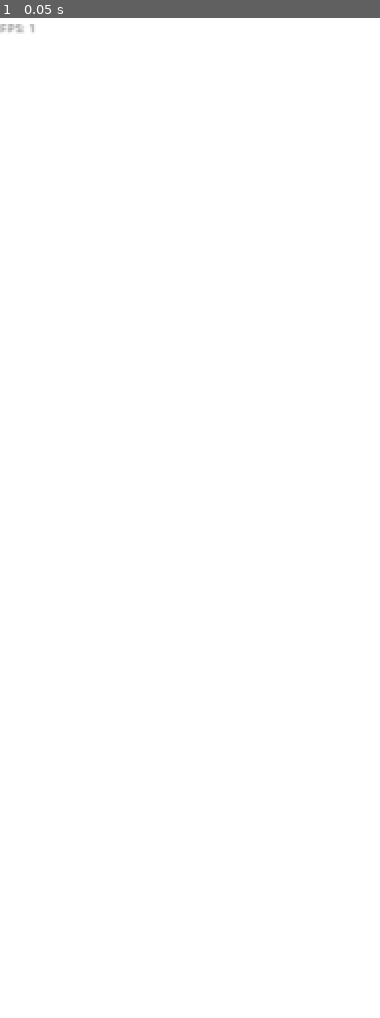
Above: before the commit, frame 1.
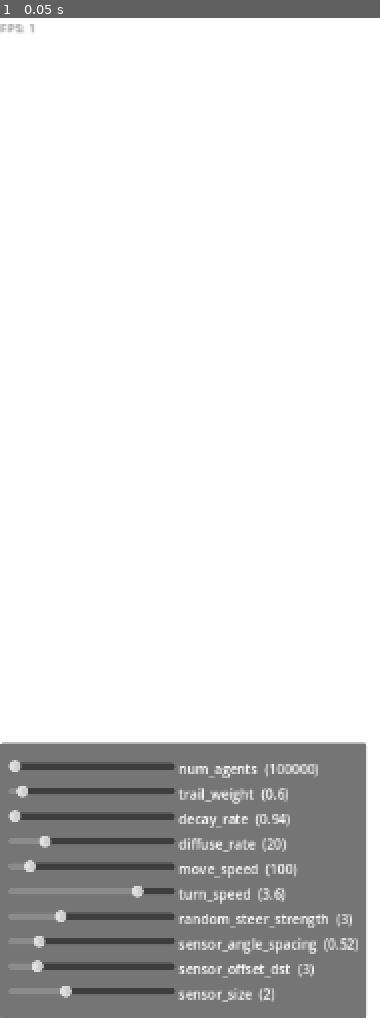
Above: after the commit, the same moment.

Repository: jfakult/particle_system
Game: Godot game, scene res://particle_system.tscn
Same seed, same stepped clock (60 frames per second), same inputs: the game is played once before the commit and once after it.
Inputs:
- Up to frame 1 (0.05 s): no input

The runs differ from the first frame. In frame 1, 26% of the frame differs, in the area x 0-97%, y 72-100%.
Error before the commit: Attempt to call function 'texture_create' in base 'null instance' on a null instance. (res://slime_mold.gd:129)
Error after the commit: Attempt to call function 'texture_create' in base 'null instance' on a null instance. (res://slime_mold.gd:138)

Commit message:
Settings menu in place

Diff:
--- a/particle_system.tscn
+++ b/particle_system.tscn
@@ -1,8 +1,9 @@
-[gd_scene load_steps=5 format=3 uid="uid://bpqk2gom5ybs4"]
+[gd_scene load_steps=6 format=3 uid="uid://bpqk2gom5ybs4"]
 
 [ext_resource type="Shader" path="res://slime.gdshader" id="1_kcq2c"]
 [ext_resource type="Script" path="res://slime_mold.gd" id="2_66wie"]
 [ext_resource type="Script" path="res://fps_label.gd" id="3_i23t8"]
+[ext_resource type="PackedScene" uid="uid://ke8uv6brutb5" path="res://settings.tscn" id="4_banj6"]
 
 [sub_resource type="ShaderMaterial" id="ShaderMaterial_638ch"]
 shader = ExtResource("1_kcq2c")
@@ -24,3 +25,5 @@
 offset_bottom = 800.0
 color = Color(0.560901, 0.309025, 0.387433, 1)
 script = ExtResource("2_66wie")
+
+[node name="Settings" parent="." instance=ExtResource("4_banj6")]
--- /dev/null
+++ b/settings.gd
@@ -0,0 +1,79 @@
+extends Panel
+
+var panel_scale = 0.6667
+
+func add_slider_with_label(parent: Control, label_text: String, initial_value: float, min_value: float, max_value: float, step: float, y: float) -> void:
+	# Create a horizontal container for the label and slider
+	var hbox = HBoxContainer.new()
+
+	# Set the position of the horizontal container
+	hbox.position = Vector2(10, y)
+
+	# Create the label
+	var label = Label.new()
+	label.text = label_text
+
+	var value_label = Label.new()
+	# give it an id
+	value_label.name = "label_" + label_text
+	value_label.text = " (" + nice_num(initial_value) + ")"
+
+	# Create the slider
+	var slider = HSlider.new()
+	slider.position.x = 100
+	slider.custom_minimum_size.x = 200
+	slider.value = initial_value
+	slider.min_value = min_value
+	slider.max_value = max_value
+	slider.step = step
+
+	slider.value_changed.connect(_on_slider_value_changed.bind(label_text, value_label))
+
+	# Add label and slider to the horizontal container
+	hbox.add_child(slider)
+	hbox.add_child(label)
+	hbox.add_child(value_label)
+
+	# Add the horizontal container to the parent node
+	parent.add_child(hbox)
+
+func _on_slider_value_changed(value: float, label_text: String, value_label: Label) -> void:
+	GameSettings[label_text] = value
+
+	value_label.text = " (" + nice_num(value) + ")"
+
+func nice_num(num: float) -> String:
+	return str(snapped(num, 0.01))
+
+func _ready():
+	# Call the function to add a slider with a label to the current node (e.g., a Control node)
+	var sliders = {
+		# name :  [ initial_value, min_value, max_value, step ]
+		"num_agents": [ GameSettings.num_agents, 100, 100000, 1000 ],
+		"trail_weight": [ GameSettings.trail_weight, 0, 20, 0.05 ],
+		"decay_rate": [ GameSettings.decay_rate, 0.7, 1, 0.003 ],
+		"diffuse_rate": [ GameSettings.diffuse_rate, 0, 100, 1 ],
+		"move_speed": [ GameSettings.move_speed, 1, 1000, 10 ],
+		"turn_speed": [ GameSettings.turn_speed, 0, 5, 0.1 ],
+		"random_steer_strength": [ GameSettings.random_steer_strength, 0, 10, 0.1 ],
+		"sensor_angle_spacing": [ GameSettings.sensor_angle_spacing, 0, 2 * PI, PI / 30 ],
+		"sensor_offset_dst": [ GameSettings.sensor_offset_dst, 0, 20, 1 ],
+		"sensor_size": [ GameSettings.sensor_size, 0, 6, 1 ]
+	}
+
+	scale = Vector2.ONE * panel_scale
+	size.y = 30 * (len(sliders) + 1)
+	position.y = GameSettings.slime_settings.height - (size.y * panel_scale)
+
+	var max_key_length = 0
+	for slider_name in sliders:
+		if len(slider_name) > max_key_length:
+			max_key_length = len(slider_name)
+
+
+	var y = 20
+	for slider_name in sliders:
+		var slider_data = sliders[slider_name]
+		add_slider_with_label(self, slider_name, slider_data[0], slider_data[1], slider_data[2], slider_data[3], y)
+
+		y += 30
--- /dev/null
+++ b/settings.tscn
@@ -0,0 +1,13 @@
+[gd_scene load_steps=2 format=3 uid="uid://ke8uv6brutb5"]
+
+[ext_resource type="Script" path="res://settings.gd" id="1_pwexk"]
+
+[node name="Settings" type="Control"]
+layout_mode = 3
+anchors_preset = 0
+
+[node name="Panel" type="Panel" parent="."]
+layout_mode = 0
+offset_right = 440.0
+offset_bottom = 300.0
+script = ExtResource("1_pwexk")
--- a/slime_mold.gd
+++ b/slime_mold.gd
@@ -24,6 +24,7 @@
 var screen_size_uniform: RDUniform
 var floats_uniform: RDUniform
 
+var agents: Array = []
 
 func pack_array(data):
 	var packed_bytes = pack_array_data(data)
@@ -55,54 +56,62 @@
 
 	return packed_bytes
 
+func init_agent(center):
+	var start_pos = Vector2()
+	var random_angle : float = randf() * PI * 2
+	var angle : float = 0.0
+
+	match GameSettings.slime_settings.spawn_mode:
+		GameSettings.slime_settings.SpawnMode.POINT:
+			start_pos = center
+			angle = random_angle
+		GameSettings.slime_settings.SpawnMode.RANDOM:
+			start_pos = Vector2(randi() % GameSettings.slime_settings.width, randi() % GameSettings.slime_settings.height)
+			angle = random_angle
+		GameSettings.slime_settings.SpawnMode.INWARD_CIRCLE:
+			start_pos = center + (Vector2(randf() - 0.5, randf() - 0.5)) * Vector2(randf(), randf()).normalized() * (GameSettings.slime_settings.height / 2.0)
+			angle = (center - start_pos).angle()
+		GameSettings.slime_settings.SpawnMode.INWARD_SQUARE:
+			start_pos = center + (Vector2(randf() - 0.5, randf() - 0.5)) * (GameSettings.slime_settings.height / 2.0)
+			angle = (center - start_pos).angle()
+		GameSettings.slime_settings.SpawnMode.RANDOM_CIRCLE:
+			start_pos = center + Vector2(randf(), randf()).normalized() * GameSettings.slime_settings.height * 0.15
+			angle = random_angle
+
+	# Randomly assign species
+	var num_species = GameSettings.slime_settings.species_settings.size()
+	var species_index : int = 0
+	var species_mask : Vector4 = Vector4.ONE
+
+	if num_species == 1:
+		species_mask = GameSettings.slime_settings.species_settings[0].colour
+	elif num_species > 1:
+		species_index = randi() % num_species
+		if species_index == 0:
+			species_mask = Vector4(1, 0, 0, 1)
+		elif species_index == 1:
+			species_mask = Vector4(0, 1, 0, 1)
+		elif species_index == 2:
+			species_mask = Vector4(0, 0, 1, 1)
+
+	return {
+		"position": start_pos,
+		"angle": angle,
+		"species_mask": species_mask,
+		"species_index": species_index
+	}
+
 func init_agents():
-	var agents = []
 	# Initialize agents
 	var center = Vector2(GameSettings.slime_settings.width / 2.0, GameSettings.slime_settings.height / 2.0)
-	for i in range(GameSettings.slime_settings.num_agents):
-		var start_pos = Vector2()
-		var random_angle : float = randf() * PI * 2
-		var angle : float = 0.0
-
-		match GameSettings.slime_settings.spawn_mode:
-			GameSettings.slime_settings.SpawnMode.POINT:
-				start_pos = center
-				angle = random_angle
-			GameSettings.slime_settings.SpawnMode.RANDOM:
-				start_pos = Vector2(randi() % GameSettings.slime_settings.width, randi() % GameSettings.slime_settings.height)
-				angle = random_angle
-			GameSettings.slime_settings.SpawnMode.INWARD_CIRCLE:
-				start_pos = center + (Vector2(randf() - 0.5, randf() - 0.5)) * Vector2(randf(), randf()).normalized() * (GameSettings.slime_settings.height / 2.0)
-				angle = (center - start_pos).angle()
-			GameSettings.slime_settings.SpawnMode.INWARD_SQUARE:
-				start_pos = center + (Vector2(randf() - 0.5, randf() - 0.5)) * (GameSettings.slime_settings.height / 2.0)
-				angle = (center - start_pos).angle()
-			GameSettings.slime_settings.SpawnMode.RANDOM_CIRCLE:
-				start_pos = center + Vector2(randf(), randf()).normalized() * GameSettings.slime_settings.height * 0.15
-				angle = random_angle
-
-		# Randomly assign species
-		var num_species = GameSettings.slime_settings.species_settings.size()
-		var species_index : int = 0
-		var species_mask : Vector4 = Vector4.ONE
-
-		if num_species == 1:
-			species_mask = GameSettings.slime_settings.species_settings[0].colour
-		elif num_species > 1:
-			species_index = randi() % num_species
-			if species_index == 0:
-				species_mask = Vector4(1, 0, 0, 1)
-			elif species_index == 1:
-				species_mask = Vector4(0, 1, 0, 1)
-			elif species_index == 2:
-				species_mask = Vector4(0, 0, 1, 1)
-
-		agents.append({
-			"position": start_pos,
-			"angle": angle,
-			"species_mask": species_mask,
-			"species_index": species_index
-		})
+
+	if GameSettings.slime_settings.num_agents < len(agents):
+		agents.resize(GameSettings.slime_settings.num_agents)
+	else: # GameSettings.slime_settings.num_agents > len(agents):
+		# Add new agents
+		while len(agents) < GameSettings.slime_settings.num_agents:
+			var agent = init_agent(center)
+			agents.append(agent)
 
 	return agents
 
@@ -195,6 +204,10 @@
 		return
 
 	GameSettings.update_settings()
+
+	if GameSettings.slime_settings.num_agents != len(agents):
+		print("Updating agents")
+		agents = init_agents()
 
 	for i in range(GameSettings.slime_settings.steps_per_frame):
 		run_simulation(delta)
--- a/slime_settings.gd
+++ b/slime_settings.gd
@@ -19,7 +19,7 @@
 # Species settings as an array of SpeciesSettings resources
 var species_settings: Array[SpeciesSettings]
 
-func _init(_steps_per_frame: int = 1, _width: int = 1280, _height: int = 720, _num_agents: int = 100000,
+func _init(_steps_per_frame: int = 1, _width: int = 1280, _height: int = 800, _num_agents: int = 100000,
            _spawn_mode: int = SpawnMode.RANDOM, _trail_weight: float = 0.6, _decay_rate: float = 0.94,
            _diffuse_rate: float = 20.0, _species_settings: Array[SpeciesSettings] = [SpeciesSettings.new()]):
     steps_per_frame = _steps_per_frame
